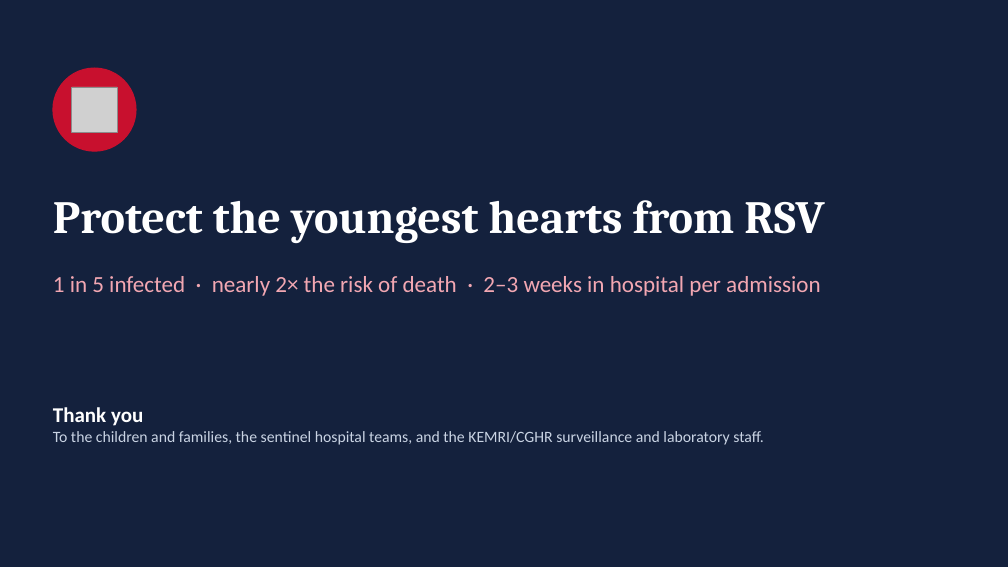
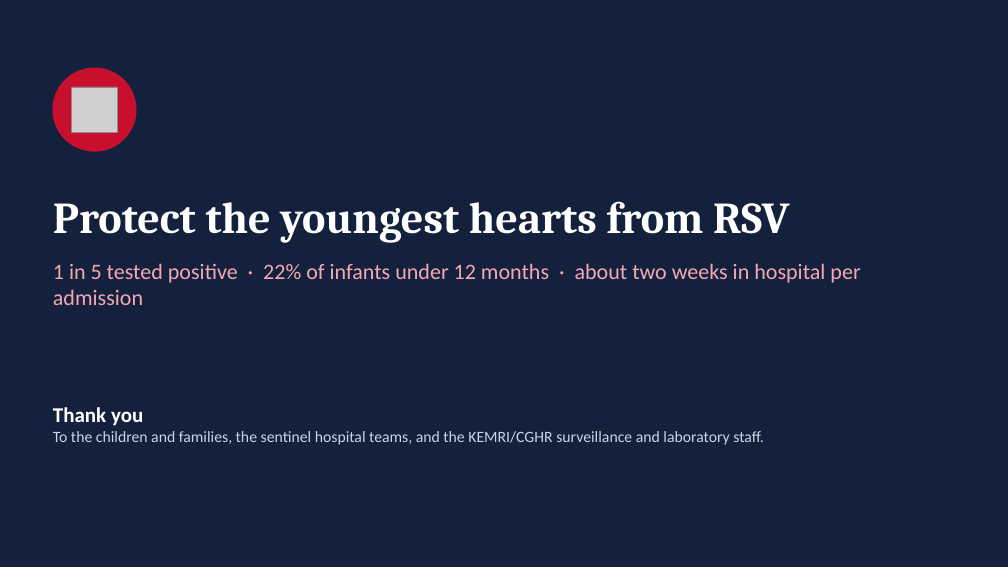
Before and after one commit to Fludevs-hub/RSV-Cardiac-Analysis, a slide deck: slide 12 of Abstract write up/RSV_Hearts_at_Risk.pptx (slide 11 before the commit). Drawn at 1008x567 pixels with LibreOffice and Linux fonts; fonts in the diff are those of the drawing; grey boxes stand for pictures. Boxes give left, top, right and bottom in pixels: in the first picture for what was removed or moved away, otherwise in the second. Text is boxed around its words. In the diff, an @@ line names an element or a change of style, - is before the commit and + after.

```diff
--- a/Abstract write up/RSV_Hearts_at_Risk.pptx
+++ b/Abstract write up/RSV_Hearts_at_Risk.pptx
@@ text "Protect the youngest hearts from ..." at bbox=[53, 201, 790, 243]: size 44 to 42 pt @@
@@ text at bbox=[53, 263, 860, 305]: text changed; size 22 to 21 pt @@
-1 in 5 infected · nearly 2× the risk of death · 2–3 weeks in hospital per admission
+1 in 5 tested positive · 22% of infants under 12 months · about two weeks in hospital per admission
```
Also in this commit, not shown: 5 other slides changed, 6 slides added, 5 slides removed, 4 other files.
